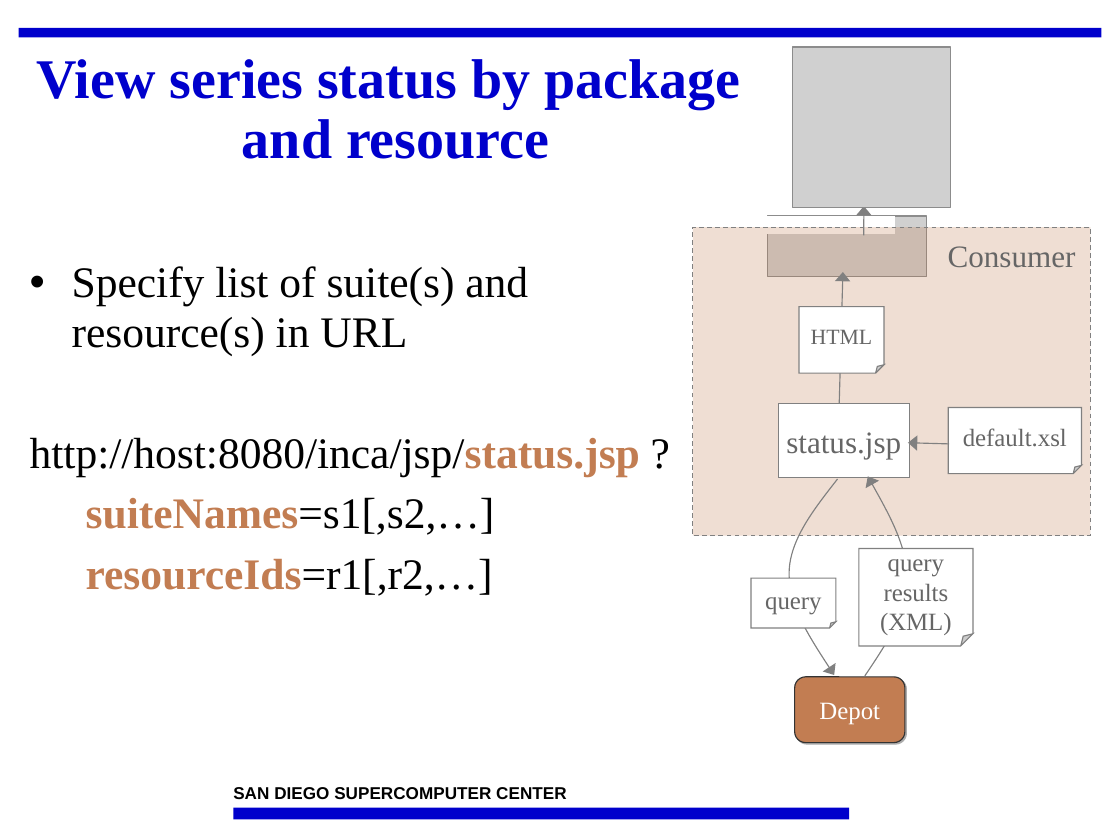
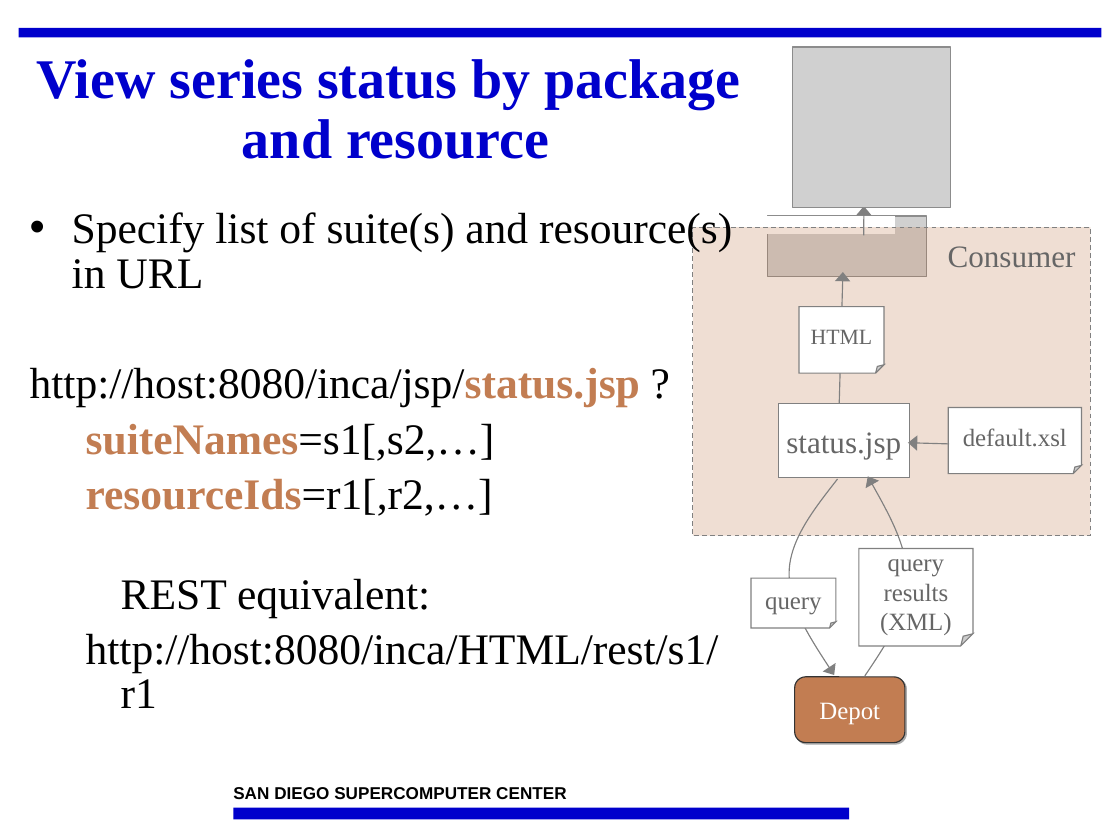
Before and after one commit to IncaProject/inca-xsede, a slide deck: slide 10 of talks/2010/2010workshop/consumer.ppt. Drawn at 1120x840 pixels with LibreOffice and Linux fonts; fonts in the diff are those of the drawing; grey boxes stand for pictures; background and template pictures are left out. Boxes give left, top, right and bottom in pixels: in the first picture for what was removed or moved away, otherwise in the second. Text is boxed around its words. In the diff, an @@ line names an element or a change of style, - is before the commit and + after.

```diff
--- a/talks/2010/2010workshop/consumer.ppt
+++ b/talks/2010/2010workshop/consumer.ppt
@@ text "Specify list of suite(s) and ...": place and size @@
-text "Specify list of suite(s) and ..." at box(30, 266, 640, 596)
+text "Specify list of suite(s) and ..." at box(30, 212, 732, 708)
@@ text at box(30, 212, 732, 516): line spacing 0.95 to 0.85 @@
@@ text at box(86, 578, 719, 708): paragraphs added @@
+  REST equivalent:
+  http://host:8080/inca/HTML/rest/s1/r1
```
Also in this commit, not shown: 6 other slides changed, 1 slide added.
